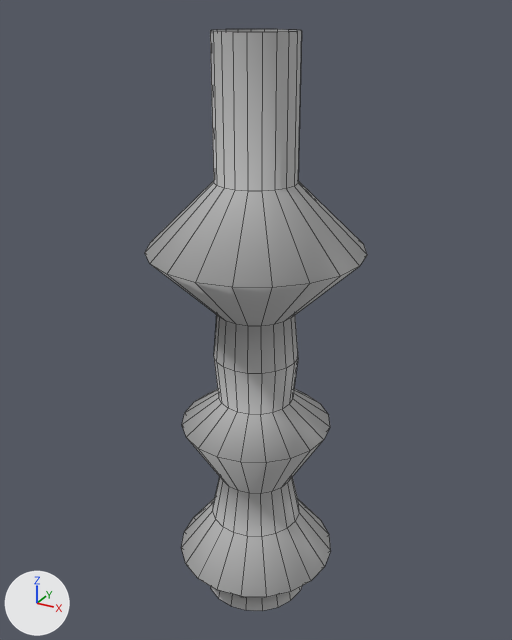
Before and after pictures for a commit that changed the FBX model Assets/Meshes/FBX Imports/tornado2.fbx.
One viewpoint serves both versions: a 50 mm camera at (0.0745, -0.1356, 0.0997) aimed at (-0.0013, 0.0023, 0.0308). Lighting does not change. The marker at lower left points along +X, +Y and +Z. Mesh edges are drawn as thin lines. Where no turn or scale is listed for an object, it has been applied to the vertices.
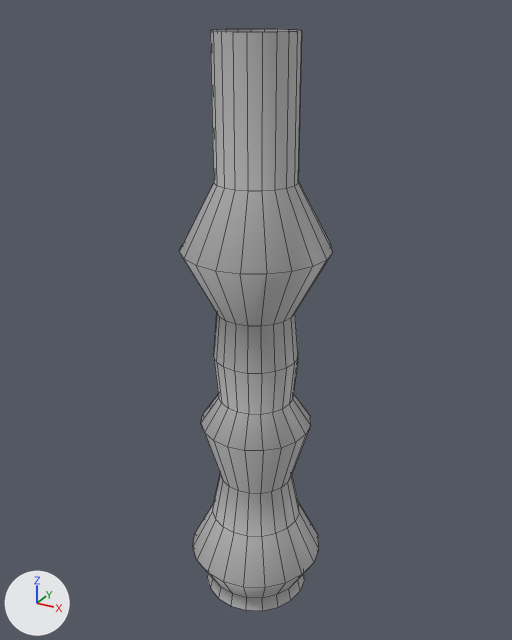
Commit message: tornado2 update

Boxes (x1, y1, x2, y2) around the edits, measured in the pictures (512 x 640 px; the box of a moved part takes in the faces that stretch with it):
'pCylinder1', reshaped (30% narrower)
    before: (145, 29, 367, 611)
    after: (179, 29, 333, 611)
part 1 of me_mesh, moved or reshaped
    before: (182, 389, 330, 494)
    after: (201, 394, 311, 494)
part 2 of me_mesh, moved or reshaped
    before: (181, 498, 331, 598)
    after: (193, 502, 319, 598)
part 3 of me_mesh, moved or reshaped
    before: (145, 181, 367, 326)
    after: (179, 182, 333, 326)

Patch to the scene script:
```diff
--- a/Assets/Meshes/FBX Imports/tornado2.fbx.py
+++ b/Assets/Meshes/FBX Imports/tornado2.fbx.py
@@ me_mesh @@
 me_mesh.from_pydata(...)  # 240 vertices, 220 faces; spans x -0.0251..0.0251, y -0.0251..0.0251, z -0.0459..0.0957
 # used by ob_pcylinder1; location = (0.0, 0.0, 0.0)
+# me_mesh part 1: all 20 vertices in x -0.0187..0.0187, y -0.0187..0.0187, z 0.0044 are scaled about their middle by (0.744, 0.744, 0.751)
+# me_mesh part 2: all 20 vertices in x -0.0205..0.0205, y -0.0205..0.0205, z -0.0344 are scaled about their middle by (0.846, 0.846, 1)
+# me_mesh part 3: all 20 vertices in x -0.0251..0.0251, y -0.0251..0.0251, z 0.0497 are scaled about their middle by (0.694, 0.694, 0)
 me_mesh.materials.append(mat_lambert1)
```
